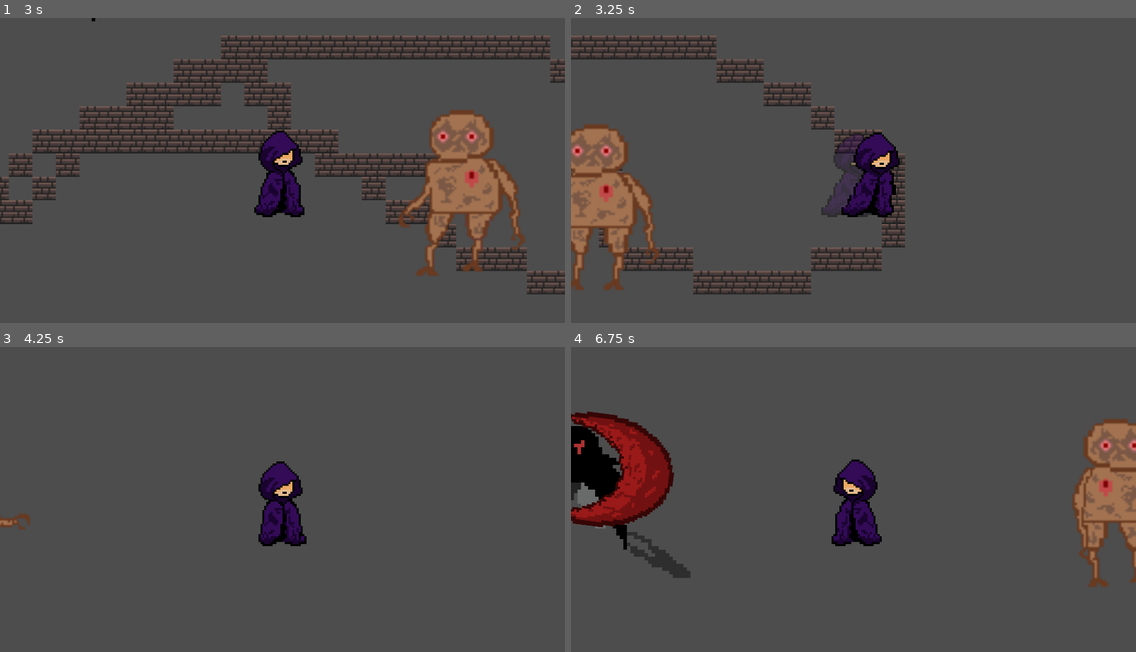
Above: before the commit, frames 1-4 (two rows, left to right).
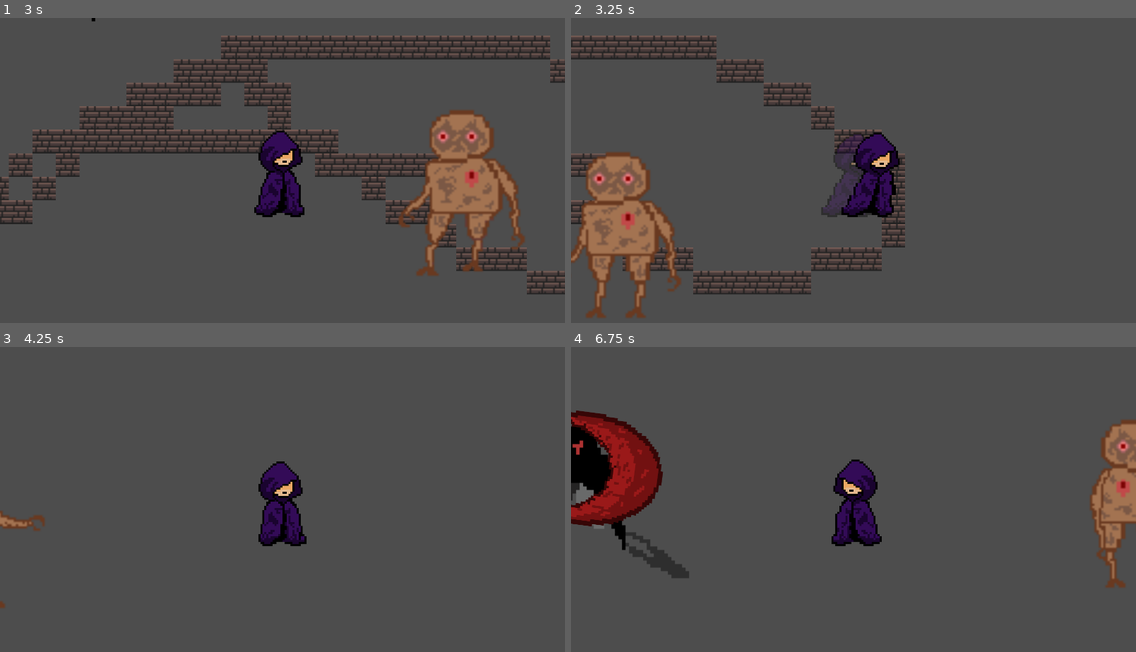
Above: after the commit, the same moments.

Repository: Eathand/GDA-Game
Game: Godot game, scene res://scenes/Main.tscn
Two runs of this game, one before a commit and one after it. Both use one fixed random seed, a clock stepped at 60 frames per second and the inputs below. The engine's default icon, where the game draws it, is replaced by a stand-in: a white triangle on a blue panel in a dark square.
Inputs (mouse positions are in pixels of both pictures, inside the frame that each line leads up to):
- Up to frame 1 (3 s): tap Enter (ui_accept) at 0.5, 0.77, 1.52 s; move the mouse to (406, 161) at 0.52 s; hold D (right) 0.53-2.03 s; tap Shift (dash) at 0.6, 1.55, 2.1 s; move the mouse to (169, 191) at 1.27 s; click (169, 191) at 1.35 s; move the mouse to (339, 106) at 2.02 s; hold A (left) 2.03-2.78 s; move the mouse to (254, 240) at 2.77 s; hold D (right) from 2.78 s (still down); tap P (test_damage) at 2.85 s
- Up to frame 2 (3.25 s): keep holding D (right); tap Enter (ui_accept) at 3.02 s; tap Shift (dash) at 3.05 s
- Up to frame 3 (4.25 s): keep holding D (right); move the mouse to (452, 554) at 3.52 s; tap Shift (dash) at 3.6 s; tap Enter (ui_accept) at 3.77 s
- Up to frame 4 (6.75 s): move the mouse to (684, 456) at 4.27 s; release D (right) at 4.28 s; hold A (left) 4.28-5.03 s; click (684, 456) at 4.35 s; tap Enter (ui_accept) at 4.52, 6.02 s; tap Shift (dash) at 4.55, 5.1, 6.05, 6.6 s; move the mouse to (881, 505) at 5.02 s; hold D (right) 5.03-5.78 s; move the mouse to (768, 426) at 5.77 s; hold A (left) from 5.78 s (still down); tap P (test_damage) at 5.85 s; move the mouse to (977, 490) at 6.52 s

Frame 1 is identical in both runs. In frame 2, 6.2% of the frame differs, in the area x 0-20%, y 34-99%; in frame 3, 0.2%; in frame 4, 6.4%, in the area x 0-100%, y 20-79%.

Commit message:
fixing dash collision

Diff:
--- a/gda-game-capstone/project.godot
+++ b/gda-game-capstone/project.godot
@@ -58,3 +58,9 @@
 "events": [Object(InputEventMouseButton,"resource_local_to_scene":false,"resource_name":"","device":-1,"window_id":0,"a …(256 unchanged characters)…
 ]
 }
+
+[layer_names]
+
+2d_physics/layer_1="world"
+2d_physics/layer_2="player"
+2d_physics/layer_3="mob"
--- a/gda-game-capstone/scenes/boss.tscn
+++ b/gda-game-capstone/scenes/boss.tscn
@@ -167,6 +167,8 @@
 
 [node name="Boss" type="CharacterBody2D"]
 scale = Vector2(0.3, 0.3)
+collision_layer = 4
+collision_mask = 3
 script = ExtResource("1_145li")
 slash_scene = ExtResource("2_7i3lq")
 
--- a/gda-game-capstone/scenes/mob.tscn
+++ b/gda-game-capstone/scenes/mob.tscn
@@ -76,6 +76,8 @@
 
 [node name="Mob" type="CharacterBody2D"]
 scale = Vector2(0.5, 0.5)
+collision_layer = 4
+collision_mask = 3
 motion_mode = 1
 script = ExtResource("1_5uk2j")
 
--- a/gda-game-capstone/scenes/player.tscn
+++ b/gda-game-capstone/scenes/player.tscn
@@ -245,6 +245,8 @@
 }]
 
 [node name="Player" type="CharacterBody2D" groups=["player"]]
+collision_layer = 2
+collision_mask = 5
 motion_mode = 1
 script = ExtResource("1_frp8s")
 acceleration = 100000000
--- a/gda-game-capstone/scenes/sword.tscn
+++ b/gda-game-capstone/scenes/sword.tscn
@@ -278,6 +278,8 @@
 script = ExtResource("1_idhua")
 
 [node name="Area2D" type="Area2D" parent="."]
+collision_layer = 2
+collision_mask = 5
 
 [node name="CollisionShape2D" type="CollisionShape2D" parent="Area2D"]
 scale = Vector2(3, 3)
--- a/gda-game-capstone/scripts/player.gd
+++ b/gda-game-capstone/scripts/player.gd
@@ -7,7 +7,8 @@
 @onready var animated_sprite_2d: AnimatedSprite2D = $AnimatedSprite2D
 
 
-@onready var playercol: CollisionShape2D = $playercol
+
+@onready var playercol = $"."
 @onready var animation_player: AnimationPlayer = $AnimationPlayer
 
 
@@ -81,7 +82,7 @@
 				animated_sprite_2d.play("SWdash")
 				animated_sprite_2d.flip_h = true
 		else:
-			playercol.disabled = false
+			playercol.set_collision_mask_value(3, true)
 
 
 	flip_sword()
@@ -106,7 +107,7 @@
 		sword.scale.x =3
 		sword.scale.y=-3
 func start_dash(direction: Vector2):
-	playercol.disabled = true
+	playercol.set_collision_mask_value(3, false)
 	is_dashing = true
 	dash_timer = dash_duration
 	dash_direction = direction
